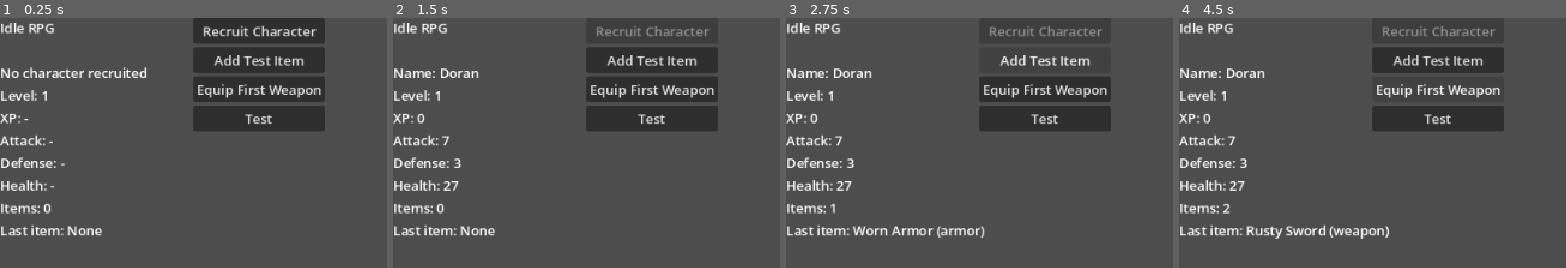
Above: before the commit, frames 1-4 (left to right).
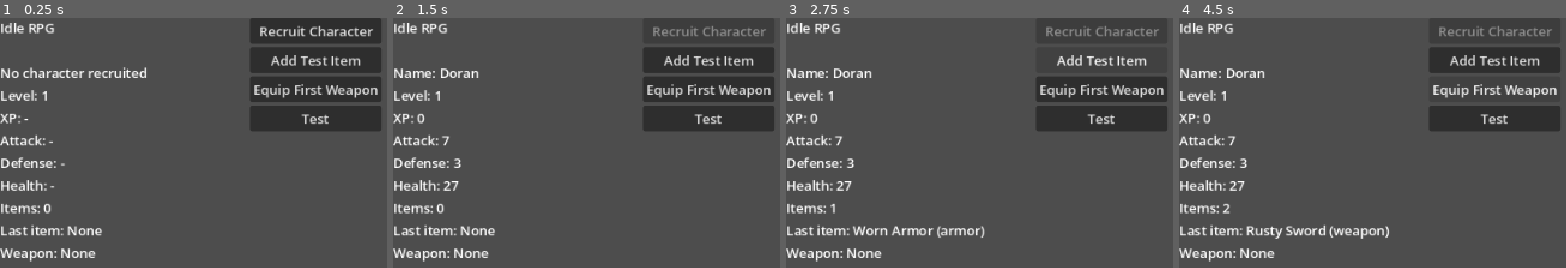
Above: after the commit, the same moments.

Repository: fehudma/godot_projects
Game: Godot game, scene res://Scenes/main.tscn
Same seed, same stepped clock (60 frames per second), same inputs: the game is played once before the commit and once after it.
Inputs:
- Up to frame 1 (0.25 s): no input
- Up to frame 2 (1.5 s): click "Equip First Weapon" at 0.5 s; click "Recruit Character" at 1.25 s
- Up to frame 3 (2.75 s): click "Add Test Item" at 2 s
- Up to frame 4 (4.5 s): click "Test" at 2.75 s; click "Add Test Item" at 3.5 s; click "Equip First Weapon" at 4.25 s

The runs differ from the first frame. In frame 1, 13% of the frame differs, in the area x 0-99%, y 0-98%; in frame 2, 11%; in frame 3, 8.3%; in frame 4, 8.6%.

Commit message:
show the equipped weapon name

Diff:
--- a/Scenes/main.gd
+++ b/Scenes/main.gd
@@ -67,6 +67,7 @@
 @onready var defense_label: Label = $VBoxContainer/DefenseLabel
 @onready var inventory_count_label: Label = $VBoxContainer/InventoryCountLabel
 @onready var last_item_label: Label = $VBoxContainer/LastItemLabel
+@onready var equipped_weapon_label: Label = $VBoxContainer/EquippedWeaponLabel
 
 
 
@@ -131,6 +132,14 @@
 		return
 
 	character["weapon"] = item
+
+#Show the equipped weapon name
+func update_equipment_display() -> void:
+	if character["weapon"].is_empty():
+		equipped_weapon_label.text = "Weapon: None"
+		return
+
+	equipped_weapon_label.text = "Weapon: " + str(character["weapon"]["name"])
 #=======================OTHER
 #nothing here yet...
 #=======================INIT
@@ -160,3 +169,4 @@
 
 func _on_equip_weapon_button_pressed() -> void:
 	equip_first_weapon()
+	update_equipment_display()
--- a/Scenes/main.tscn
+++ b/Scenes/main.tscn
@@ -49,15 +49,20 @@
 
 [node name="InventoryCountLabel" type="Label" parent="VBoxContainer" unique_id=1915140832]
 layout_mode = 2
+text = "Inventory slots: 99"
 
 [node name="LastItemLabel" type="Label" parent="VBoxContainer" unique_id=758332261]
 layout_mode = 2
 text = "Last item: None"
 
+[node name="EquippedWeaponLabel" type="Label" parent="VBoxContainer" unique_id=541005034]
+layout_mode = 2
+text = "Weapon: None"
+
 [node name="VBoxContainer2" type="VBoxContainer" parent="." unique_id=1114266636]
 layout_mode = 0
-offset_left = 232.0
-offset_right = 390.0
+offset_left = 300.0
+offset_right = 458.0
 offset_bottom = 136.0
 
 [node name="RecruitButton" type="Button" parent="VBoxContainer2" unique_id=1699536273]
